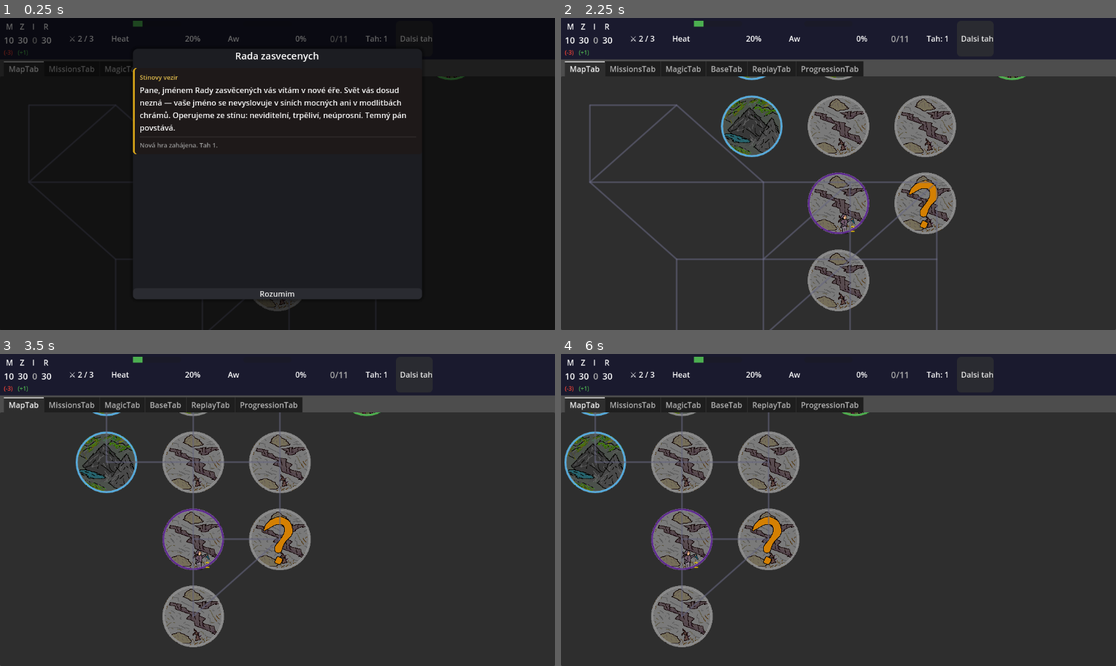
Above: before the commit, frames 1-4 (two rows, left to right).
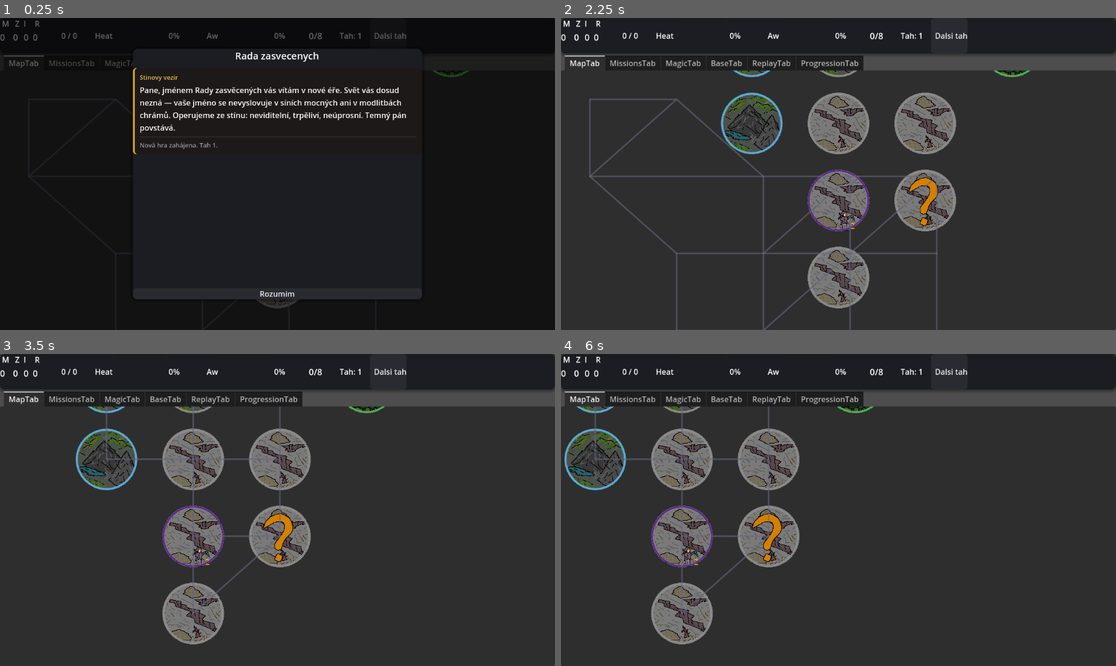
Above: after the commit, the same moments.

Repository: HannibalCZ/dark-lord
Game: Godot game, scene res://scenes/Main.tscn
Same seed, same stepped clock (60 frames per second), same inputs: the game is played once before the commit and once after it.
Inputs (mouse positions are in pixels of both pictures, inside the frame that each line leads up to):
- Up to frame 1 (0.25 s): no input
- Up to frame 2 (2.25 s): click "Dalsi tah" at 0.5 s; click (749, 49) at 1.27 s; click "Rozumim" at 2 s
- Up to frame 3 (3.5 s): tap Enter at 2.75 s; move the mouse to (399, 494) at 2.77 s; hold D from 2.78 s (still down)
- Up to frame 4 (6 s): move the mouse to (727, 525) at 3.52 s; release D at 3.53 s; hold S 3.53-4.28 s; move the mouse to (894, 441) at 4.27 s; hold D 4.28-5.03 s; move the mouse to (810, 572) at 5.02 s; hold W 5.03-5.78 s; move the mouse to (1005, 556) at 5.77 s; hold A from 5.78 s (still down)

The runs differ from the first frame. In frame 1, 1.2% of the frame differs, in the area x 0-85%, y 0-94%; in frame 2, 12%, in the area x 0-100%, y 0-100%; in frame 3, 10%; in frame 4, 10%.
Error after the commit: Parse Error: Identifier "TopBar" not declared in the current scope. (res://scripts/ui/TopBar.gd:69)

Commit message:
feat: heat/awareness tooltip breakdown v TopBar
Najetí myší na Heat nebo Awareness hodnotu v TopBar zobrazí
tooltip s rozpisem zdrojů změn za aktuální tah.

- build_breakdown_tooltip() — static funkce, volatelná odkudkoliv
- heat_value a awareness_value Label nody získají tooltip při každém _refresh()
- Prázdný tracker (první tah, žádná změna) → neutrální zpráva

Co-Authored-By: Claude Sonnet 4.6 <noreply@anthropic.com>

Diff:
--- a/scripts/ui/TopBar.gd
+++ b/scripts/ui/TopBar.gd
@@ -66,6 +66,8 @@
 func _update_heat_bar(value: int) -> void:
 	heat_bar.value = value
 	heat_value.text = "%d%%" % value
+	heat_value.tooltip_text = TopBar.build_breakdown_tooltip(
+			GameState.heat_tracker.entries, "heat", value)
 	var style := StyleBoxFlat.new()
 	if value >= 100:
 		style.bg_color = Color("#9c27b0")
@@ -81,6 +83,8 @@
 func _update_awareness_bar(value: int) -> void:
 	awareness_bar.value = value
 	awareness_value.text = "%d%%" % value
+	awareness_value.tooltip_text = TopBar.build_breakdown_tooltip(
+			GameState.heat_tracker.entries, "awareness", value)
 	var style := StyleBoxFlat.new()
 	if value >= 100:
 		style.bg_color = Color("#9c27b0")
@@ -91,6 +95,39 @@
 	else:
 		style.bg_color = Color("#4caf50")
 	awareness_bar.add_theme_stylebox_override("fill", style)
+
+
+static func build_breakdown_tooltip(
+		entries: Array[Dictionary],
+		stat: String,
+		current_value: int) -> String:
+	var delta_key: String = stat + "_delta"
+	var relevant: Array[Dictionary] = []
+	for e in entries:
+		if e.get(delta_key, 0) != 0:
+			relevant.append(e)
+
+	if relevant.is_empty():
+		return "%s: %d\n(zadna zmena tento tah)" % [stat.capitalize(), current_value]
+
+	var total: int = 0
+	for e in relevant:
+		total += int(e.get(delta_key, 0))
+
+	var sign: String = "+" if total >= 0 else ""
+	var lines: Array[String] = []
+	lines.append("%s: %d (%s%d tento tah)" % [stat.capitalize(), current_value, sign, total])
+	lines.append("─────────────────")
+
+	for e in relevant:
+		var delta: int = int(e.get(delta_key, 0))
+		if delta == 0:
+			continue
+		var label: String = e.get("source", "Neznamy zdroj")
+		var delta_sign: String = "+" if delta >= 0 else ""
+		lines.append("  %s: %s%d" % [label, delta_sign, delta])
+
+	return "\n".join(lines)
 
 
 func _update_infamy(value: int) -> void:
